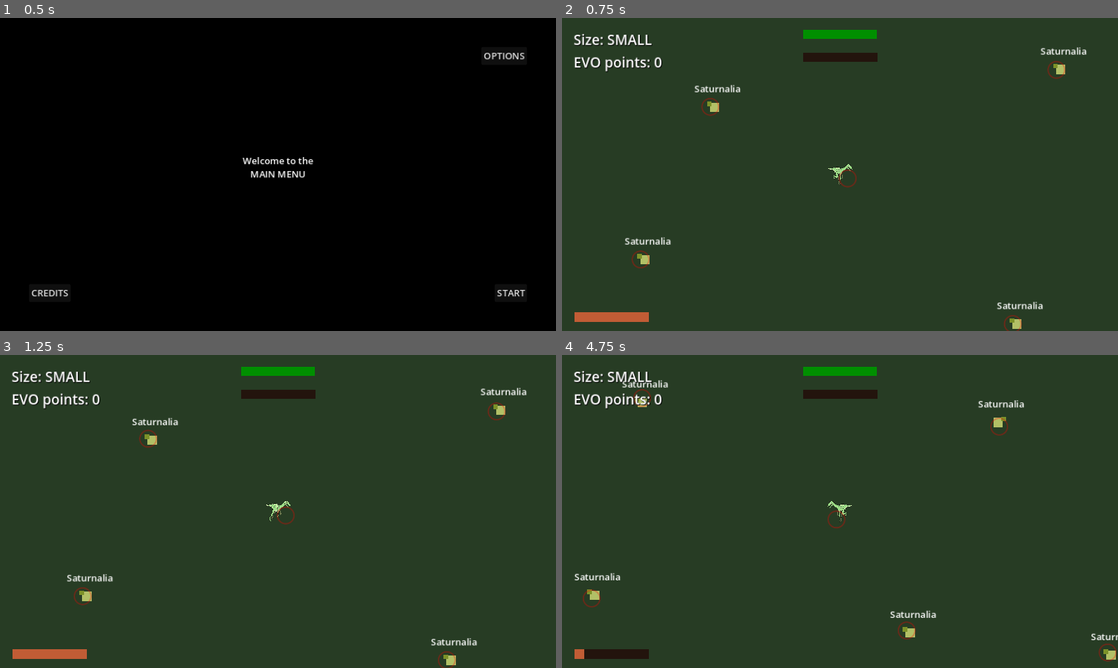
Above: before the commit, frames 1-4 (two rows, left to right).
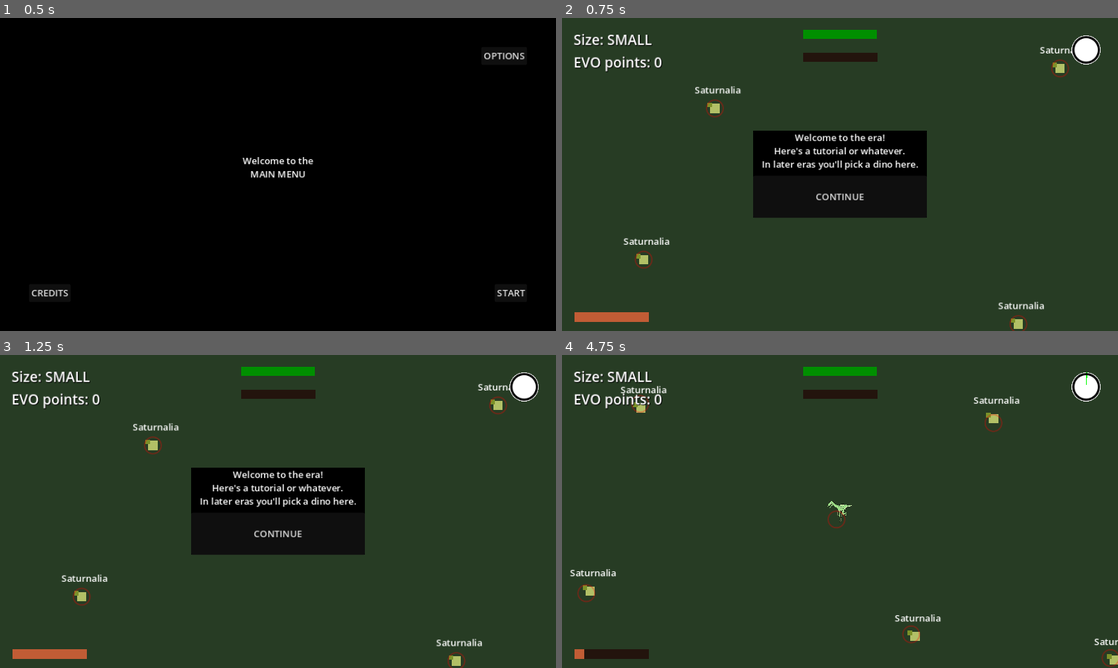
Above: after the commit, the same moments.

Repository: Enneagon/GodotGameJam2024
Game: Godot game, scene res://Scenes/main_menu.tscn
The game is run twice, just before and just after one commit, with the same random seed, the same clock (stepped at 60 frames per second) and the same inputs.
Inputs (mouse positions are in pixels of both pictures, inside the frame that each line leads up to):
- Up to frame 1 (0.5 s): no input
- Up to frame 2 (0.75 s): click "START" at 0.5 s
- Up to frame 3 (1.25 s): no input
- Up to frame 4 (4.75 s): click (840, 533) at 1.25 s, where only the run after the commit has a clickable "CONTINUE"; move the mouse to (962, 495) at 2.02 s; hold D (move_right) 2.03-2.78 s; hold Shift (sprint) 2.03-2.78 s; move the mouse to (728, 527) at 2.77 s; hold Down (move_down) 2.78-3.53 s; tap Shift (sprint) at 2.85, 4.35 s; move the mouse to (895, 442) at 3.52 s; hold D (move_right) 3.53-4.28 s; hold Shift (sprint) 3.53-4.28 s; move the mouse to (812, 574) at 4.27 s; hold W (move_up) from 4.28 s (still down)

Frame 1 is identical in both runs. In frame 2, 9.8% of the frame differs, in the area x 11-97%, y 5-100%; in frame 3, 10%; in frame 4, 2.0%.

Commit message:
Level Timer

Diff:
--- a/Scenes/gameplay_interface.tscn
+++ b/Scenes/gameplay_interface.tscn
@@ -1,7 +1,10 @@
-[gd_scene load_steps=5 format=3 uid="uid://c0605gi3euibn"]
-
-[ext_resource type="Script" path="res://Scripts/gameplay_interface.gd" id="1_mai71"]
+[gd_scene load_steps=8 format=3 uid="uid://c0605gi3euibn"]
+
+[ext_resource type="Script" path="res://Scripts/level_interface.gd" id="1_3dpav"]
 [ext_resource type="Texture2D" uid="uid://ct5w5orw622j6" path="res://Assets/Visuals/ProgressBar.png" id="2_alxet"]
+[ext_resource type="Texture2D" uid="uid://b5trnp8wno08r" path="res://Assets/Visuals/PlaceholderTimer.png" id="3_4ur0j"]
+[ext_resource type="Texture2D" uid="uid://c1ruuyvcbm5d4" path="res://Assets/Visuals/PlaceholderCircle.png" id="4_58poi"]
+[ext_resource type="Script" path="res://Scripts/round_timer.gd" id="5_1lfk3"]
 
 [sub_resource type="ImageTexture" id="ImageTexture_edcf1"]
 
@@ -15,7 +18,7 @@
 anchor_bottom = 1.0
 grow_horizontal = 2
 grow_vertical = 2
-script = ExtResource("1_mai71")
+script = ExtResource("1_3dpav")
 
 [node name="HPBar" type="TextureProgressBar" parent="."]
 layout_mode = 1
@@ -75,6 +78,32 @@
 tint_over = Color(1, 0.769606, 0.460428, 1)
 tint_progress = Color(0.757813, 0.362059, 0.207183, 1)
 
+[node name="RoundTimer" type="TextureProgressBar" parent="." node_paths=PackedStringArray("baseUI")]
+process_mode = 1
+layout_mode = 1
+anchors_preset = 1
+anchor_left = 1.0
+anchor_right = 1.0
+offset_left = -80.0
+offset_top = 30.0
+offset_right = -30.0
+offset_bottom = 80.0
+grow_horizontal = 0
+max_value = 180.0
+rounded = true
+fill_mode = 4
+texture_under = ExtResource("3_4ur0j")
+texture_over = ExtResource("4_58poi")
+texture_progress = ExtResource("3_4ur0j")
+tint_over = Color(0, 1, 1, 1)
+tint_progress = Color(0, 1, 0, 1)
+script = ExtResource("5_1lfk3")
+baseUI = NodePath("..")
+
+[node name="Timer" type="Timer" parent="RoundTimer"]
+wait_time = 180.0
+autostart = true
+
 [node name="VBoxContainer" type="VBoxContainer" parent="."]
 layout_mode = 0
 offset_left = 20.0
@@ -94,25 +123,15 @@
 theme_override_font_sizes/font_size = 24
 text = "EVO points: 0"
 
-[node name="SizeUpPopup" type="Control" parent="."]
-visible = false
-layout_mode = 1
-anchors_preset = 15
-anchor_right = 1.0
-anchor_bottom = 1.0
-grow_horizontal = 2
-grow_vertical = 2
-
-[node name="Blocker" type="ColorRect" parent="SizeUpPopup"]
-layout_mode = 1
-anchors_preset = 15
-anchor_right = 1.0
-anchor_bottom = 1.0
-grow_horizontal = 2
-grow_vertical = 2
-color = Color(0.392157, 0.392157, 0.392157, 0.392157)
-
-[node name="Control" type="Control" parent="SizeUpPopup"]
+[node name="RoundStartPopup" type="Control" parent="."]
+layout_mode = 1
+anchors_preset = 15
+anchor_right = 1.0
+anchor_bottom = 1.0
+grow_horizontal = 2
+grow_vertical = 2
+
+[node name="Control" type="Control" parent="RoundStartPopup"]
 layout_mode = 1
 anchors_preset = 8
 anchor_left = 0.5
@@ -126,6 +145,68 @@
 grow_horizontal = 2
 grow_vertical = 2
 
+[node name="ColorRect" type="ColorRect" parent="RoundStartPopup/Control"]
+layout_mode = 1
+anchors_preset = 15
+anchor_right = 1.0
+anchor_bottom = 1.0
+grow_horizontal = 2
+grow_vertical = 2
+color = Color(0, 0, 0, 1)
+
+[node name="VBoxContainer" type="VBoxContainer" parent="RoundStartPopup/Control"]
+layout_mode = 1
+anchors_preset = 15
+anchor_right = 1.0
+anchor_bottom = 1.0
+grow_horizontal = 2
+grow_vertical = 2
+
+[node name="Label" type="RichTextLabel" parent="RoundStartPopup/Control/VBoxContainer"]
+layout_mode = 2
+size_flags_vertical = 3
+bbcode_enabled = true
+text = "[center]Welcome to the era!
+Here's a tutorial or whatever.
+In later eras you'll pick a dino here."
+
+[node name="RoundStartButton" type="Button" parent="RoundStartPopup/Control/VBoxContainer"]
+layout_mode = 2
+size_flags_vertical = 3
+text = "CONTINUE"
+
+[node name="SizeUpPopup" type="Control" parent="."]
+visible = false
+layout_mode = 1
+anchors_preset = 15
+anchor_right = 1.0
+anchor_bottom = 1.0
+grow_horizontal = 2
+grow_vertical = 2
+
+[node name="Blocker" type="ColorRect" parent="SizeUpPopup"]
+layout_mode = 1
+anchors_preset = 15
+anchor_right = 1.0
+anchor_bottom = 1.0
+grow_horizontal = 2
+grow_vertical = 2
+color = Color(0.392157, 0.392157, 0.392157, 0.392157)
+
+[node name="Control" type="Control" parent="SizeUpPopup"]
+layout_mode = 1
+anchors_preset = 8
+anchor_left = 0.5
+anchor_top = 0.5
+anchor_right = 0.5
+anchor_bottom = 0.5
+offset_left = -150.0
+offset_top = -75.0
+offset_right = 150.0
+offset_bottom = 75.0
+grow_horizontal = 2
+grow_vertical = 2
+
 [node name="ColorRect" type="ColorRect" parent="SizeUpPopup/Control"]
 layout_mode = 1
 anchors_preset = 15
@@ -174,4 +255,57 @@
 size_flags_vertical = 3
 text = "CONTINUE"
 
+[node name="RoundEndedPopup" type="Control" parent="."]
+visible = false
+layout_mode = 1
+anchors_preset = 15
+anchor_right = 1.0
+anchor_bottom = 1.0
+grow_horizontal = 2
+grow_vertical = 2
+
+[node name="Control" type="Control" parent="RoundEndedPopup"]
+layout_mode = 1
+anchors_preset = 8
+anchor_left = 0.5
+anchor_top = 0.5
+anchor_right = 0.5
+anchor_bottom = 0.5
+offset_left = -150.0
+offset_top = -75.0
+offset_right = 150.0
+offset_bottom = 75.0
+grow_horizontal = 2
+grow_vertical = 2
+
+[node name="ColorRect" type="ColorRect" parent="RoundEndedPopup/Control"]
+layout_mode = 1
+anchors_preset = 15
+anchor_right = 1.0
+anchor_bottom = 1.0
+grow_horizontal = 2
+grow_vertical = 2
+color = Color(0, 0, 0, 1)
+
+[node name="VBoxContainer" type="VBoxContainer" parent="RoundEndedPopup/Control"]
+layout_mode = 1
+anchors_preset = 15
+anchor_right = 1.0
+anchor_bottom = 1.0
+grow_horizontal = 2
+grow_vertical = 2
+
+[node name="Label" type="RichTextLabel" parent="RoundEndedPopup/Control/VBoxContainer"]
+layout_mode = 2
+size_flags_vertical = 3
+bbcode_enabled = true
+text = "[center]Era ended!"
+
+[node name="RoundEndButton" type="Button" parent="RoundEndedPopup/Control/VBoxContainer"]
+layout_mode = 2
+size_flags_vertical = 3
+text = "CONTINUE"
+
+[connection signal="timeout" from="RoundTimer/Timer" to="RoundTimer" method="_on_timer_timeout"]
+[connection signal="pressed" from="RoundStartPopup/Control/VBoxContainer/RoundStartButton" to="." method="_on_round_start_button_pressed"]
 [connection signal="pressed" from="SizeUpPopup/Control/VBoxContainer/ContinueButton" to="." method="_on_continue_button_pressed"]
--- a/Scripts/gameplay_interface.gd
+++ b/Scripts/gameplay_interface.gd
@@ -1,34 +1 @@
-extends Control
-
-@onready var hunger_bar = $HungerBar
-@onready var hp_bar = $HPBar
-@onready var sprint_energy = $SprintEnergy
-
-
-var size_names = {1: "SMALL", 2: "MEDIUM", 3: "LARGE", 4: "GARGANTUAN"}
-
-func _ready():
-	var player = get_tree().get_nodes_in_group("Player")
-	player[0].sizeUpPopup.connect(_sizeUpPopup)
-
-func _process(_delta):
-	hp_bar.max_value = GlobalVars.playerHPMax
-	hp_bar.value = GlobalVars.playerHP
-	hunger_bar.max_value = GlobalVars.hungerPointsMax
-	hunger_bar.value = GlobalVars.hungerPoints
-	sprint_energy.max_value = GlobalVars.playerSprintEnergyMax
-	sprint_energy.value = GlobalVars.playerSprintEnergy
-	$VBoxContainer/SizeLabel.text = "Size: " + size_names[GlobalVars.playerSize]
-	$VBoxContainer/EVOLabel.text = "EVO points: " + str(GlobalVars.evoPoints)
-
-func _sizeUpPopup():
-	get_tree().paused = true
-	$SizeUpPopup/Control/VBoxContainer/Label.text = "[center]You've reached size " + str(GlobalVars.playerSize) + "!\nSpend some EVO points?"
-	if GlobalVars.playerSize == 3:
-		$HungerBar.hide()
-	$SizeUpPopup.show()
-
-
-func _on_continue_button_pressed():
-	$SizeUpPopup.hide()
-	get_tree().paused = false
+class_name Gameplay_Interface extends Control
--- /dev/null
+++ b/Scripts/level_interface.gd
@@ -0,0 +1,44 @@
+extends Gameplay_Interface
+
+@onready var hunger_bar = $HungerBar
+@onready var hp_bar = $HPBar
+@onready var sprint_energy = $SprintEnergy
+
+
+var size_names = {1: "SMALL", 2: "MEDIUM", 3: "LARGE", 4: "GARGANTUAN"}
+
+func _ready():
+	get_tree().paused = true
+	var player = get_tree().get_nodes_in_group("Player")
+	player[0].sizeUpPopup.connect(_sizeUpPopup)
+
+func _process(_delta):
+	hp_bar.max_value = GlobalVars.playerHPMax
+	hp_bar.value = GlobalVars.playerHP
+	hunger_bar.max_value = GlobalVars.hungerPointsMax
+	hunger_bar.value = GlobalVars.hungerPoints
+	sprint_energy.max_value = GlobalVars.playerSprintEnergyMax
+	sprint_energy.value = GlobalVars.playerSprintEnergy
+	$VBoxContainer/SizeLabel.text = "Size: " + size_names[GlobalVars.playerSize]
+	$VBoxContainer/EVOLabel.text = "EVO points: " + str(GlobalVars.evoPoints)
+
+
+func _on_round_start_button_pressed():
+	$RoundStartPopup.hide()
+	get_tree().paused = false
+
+func _sizeUpPopup():
+	get_tree().paused = true
+	$SizeUpPopup/Control/VBoxContainer/Label.text = "[center]You've reached size " + str(GlobalVars.playerSize) + "!\nSpend some EVO points?"
+	if GlobalVars.playerSize == 3:
+		$HungerBar.hide()
+	$SizeUpPopup.show()
+
+func _on_continue_button_pressed():
+	$SizeUpPopup.hide()
+	get_tree().paused = false
+
+
+func roundEnded():
+	get_tree().paused = true
+	$RoundEndedPopup.show()
--- /dev/null
+++ b/Scripts/round_timer.gd
@@ -0,0 +1,16 @@
+extends TextureProgressBar
+
+@export var baseUI = Gameplay_Interface
+var roundTime = 180
+
+func _ready():
+	$Timer.wait_time = roundTime
+
+func _process(_delta):
+	value = roundTime - $Timer.time_left
+
+func roundStart():
+	$Timer.start()
+
+func _on_timer_timeout():
+	baseUI.roundEnded()
Binary file added: Assets/Visuals/PlaceholderTimer.png
Not shown, added: Assets/Visuals/PlaceholderTimer.png.import
